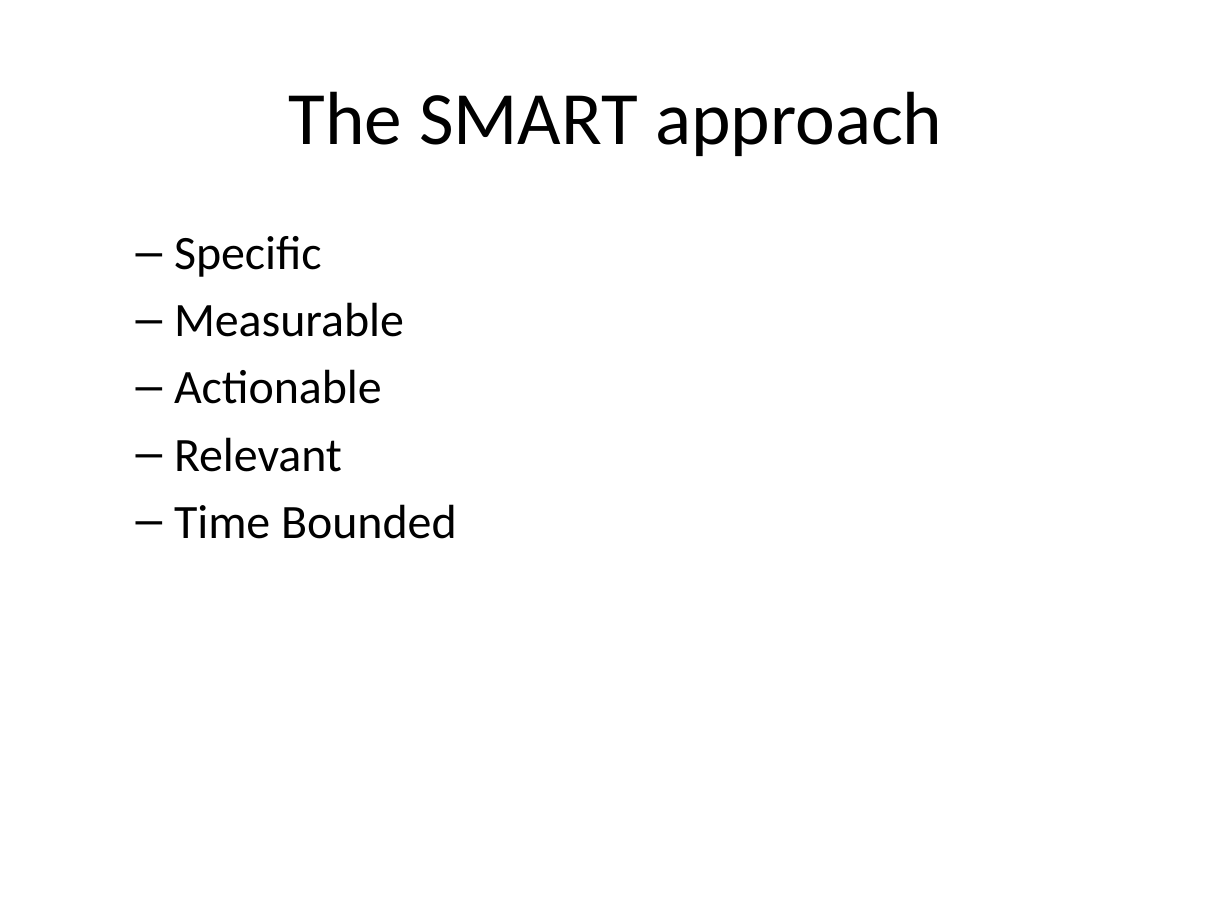
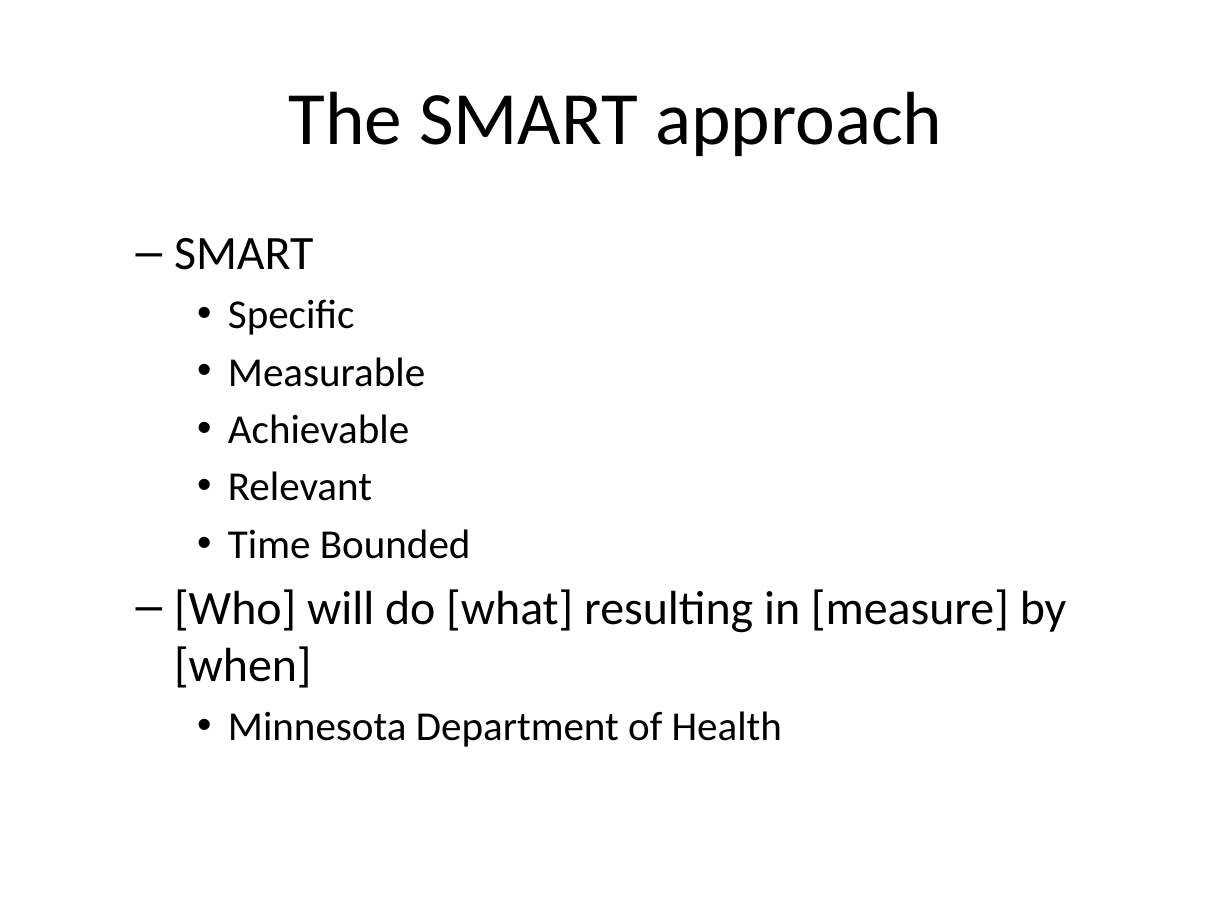
Before and after one commit to classes-medb/5510, a slide deck: slide 5 of src/video-05-quasi-experiments.pptx. Drawn at 1232x924 pixels with LibreOffice and Linux fonts; fonts in the diff are those of the drawing. Boxes give left, top, right and bottom in pixels: in the first picture for what was removed or moved away, otherwise in the second. Text is boxed around its words. In the diff, an @@ line names an element or a change of style, - is before the commit and + after.

```diff
--- a/src/video-05-quasi-experiments.pptx
+++ b/src/video-05-quasi-experiments.pptx
@@ text at [174,238,313,270]: paragraph added @@
+  – SMART
@@ text at [228,299,471,559]: size 28 to 24 pt in "Specific", "Measurable", "Relevant", "Time Bounded"; bullet – to •; list level 2 to 3 in "Specific"; list level 2 to 3 in "Measurable"; list level 2 to 3 in "Relevant"; list level 2 to 3 in "Time Bounded" @@
@@ text at [228,414,409,444]: text changed; size 28 to 24 pt @@
-  – Actionable
+    • Achievable
@@ text at [174,589,1067,747]: paragraphs added @@
+  – [Who] will do [what] resulting in [measure] by [when]
+    • Minnesota Department of Health
```
Also in this commit, not shown: 3 other slides changed, 9 slides added, 15 slides removed, 10 other files.
